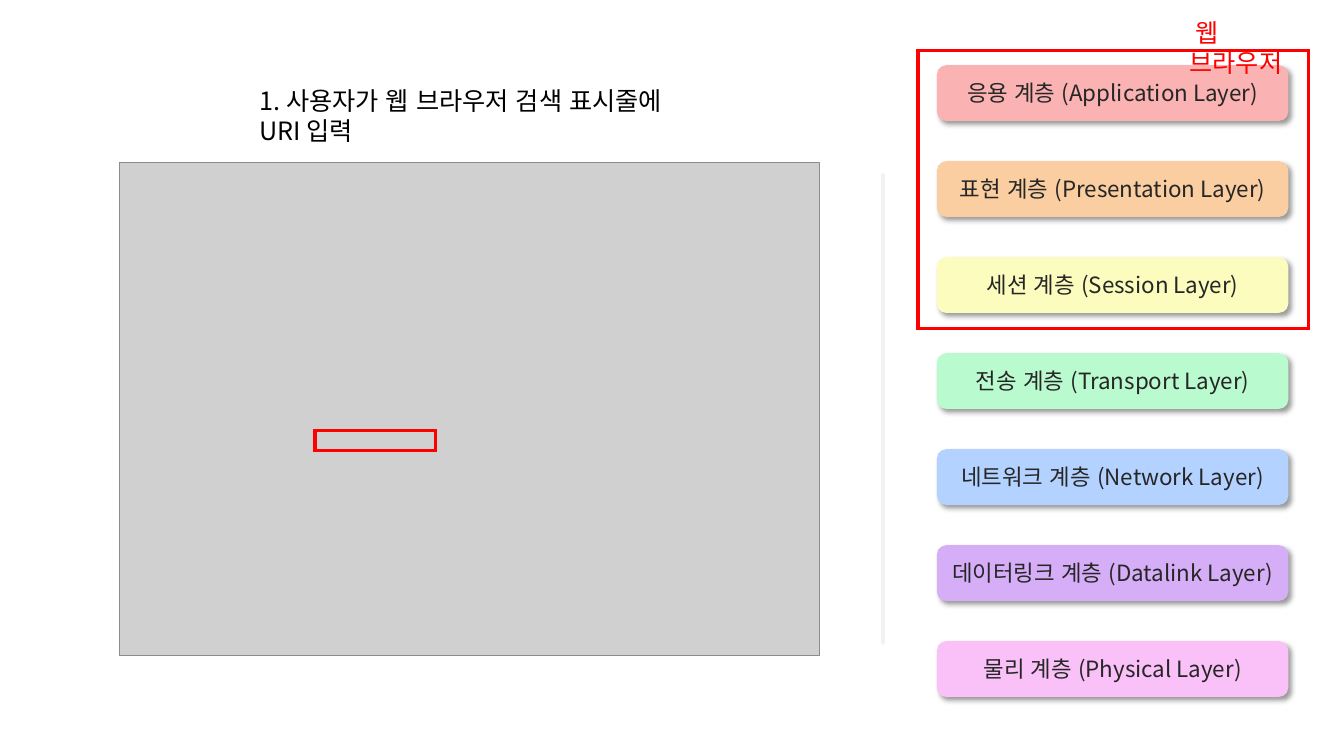
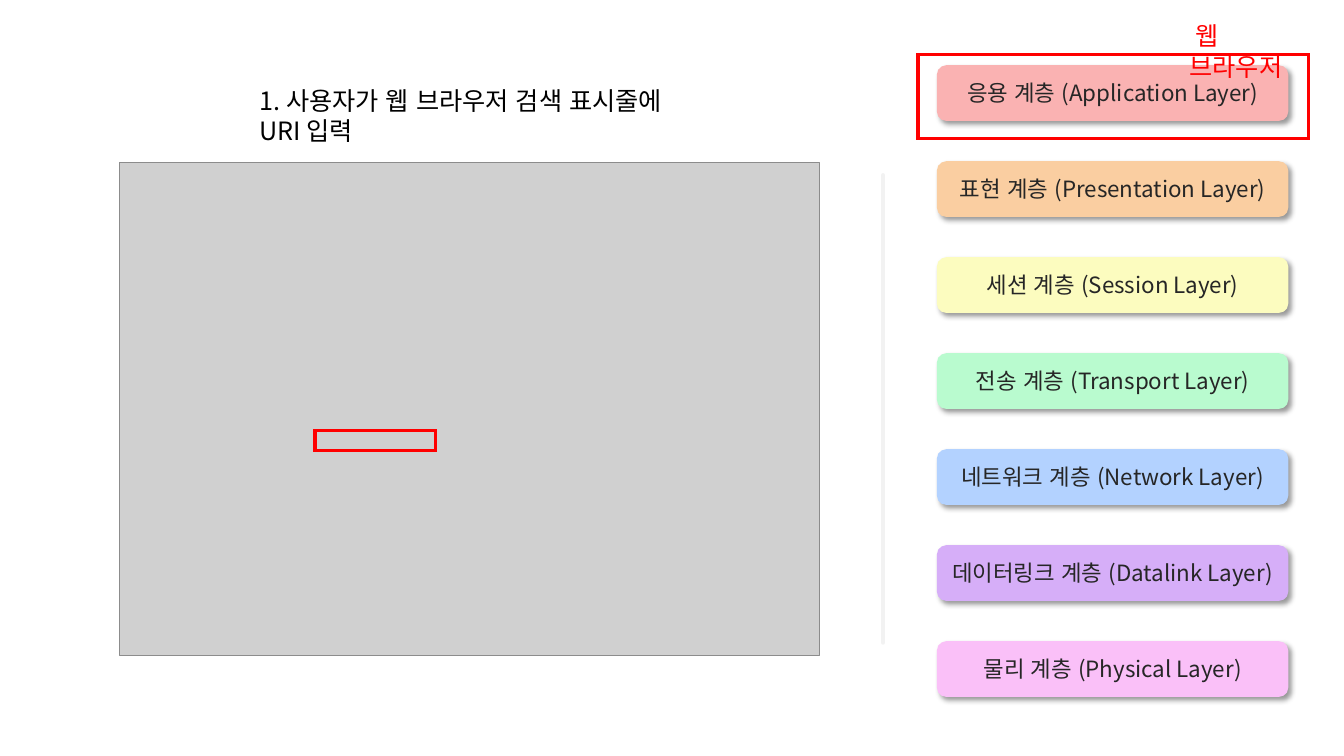
Before and after one commit to mjseok/SSAFY_CS_Study, a slide deck: slide 5 of Network/URI 입력 시 일어나는 일.pptx. Drawn at 1344x756 pixels with LibreOffice and Linux fonts; fonts in the diff are those of the drawing; grey boxes stand for pictures. Boxes give left, top, right and bottom in pixels: in the first picture for what was removed or moved away, otherwise in the second. Text is boxed around its words. In the diff, an @@ line names an element or a change of style, - is before the commit and + after.

```diff
--- a/Network/URI 입력 시 일어나는 일.pptx
+++ b/Network/URI 입력 시 일어나는 일.pptx
@@ text "웹 브라우저": place and size @@
-text "웹 브라우저" at box(1190, 21, 1283, 74)
+text "웹 브라우저" at box(1190, 24, 1283, 78)
@@ rectangle: place and size @@
-rectangle at box(919, 51, 1309, 329)
+rectangle at box(919, 54, 1309, 139)
```
Also in this commit, not shown: 3 other slides changed.
